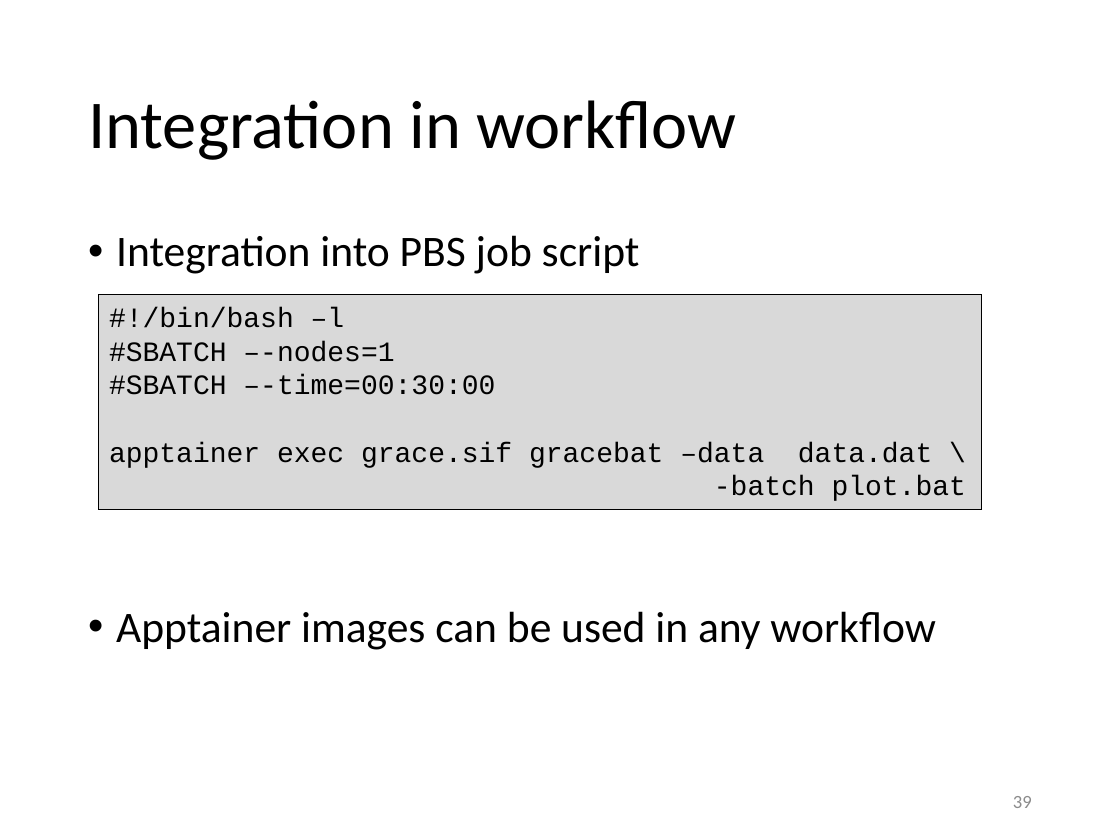
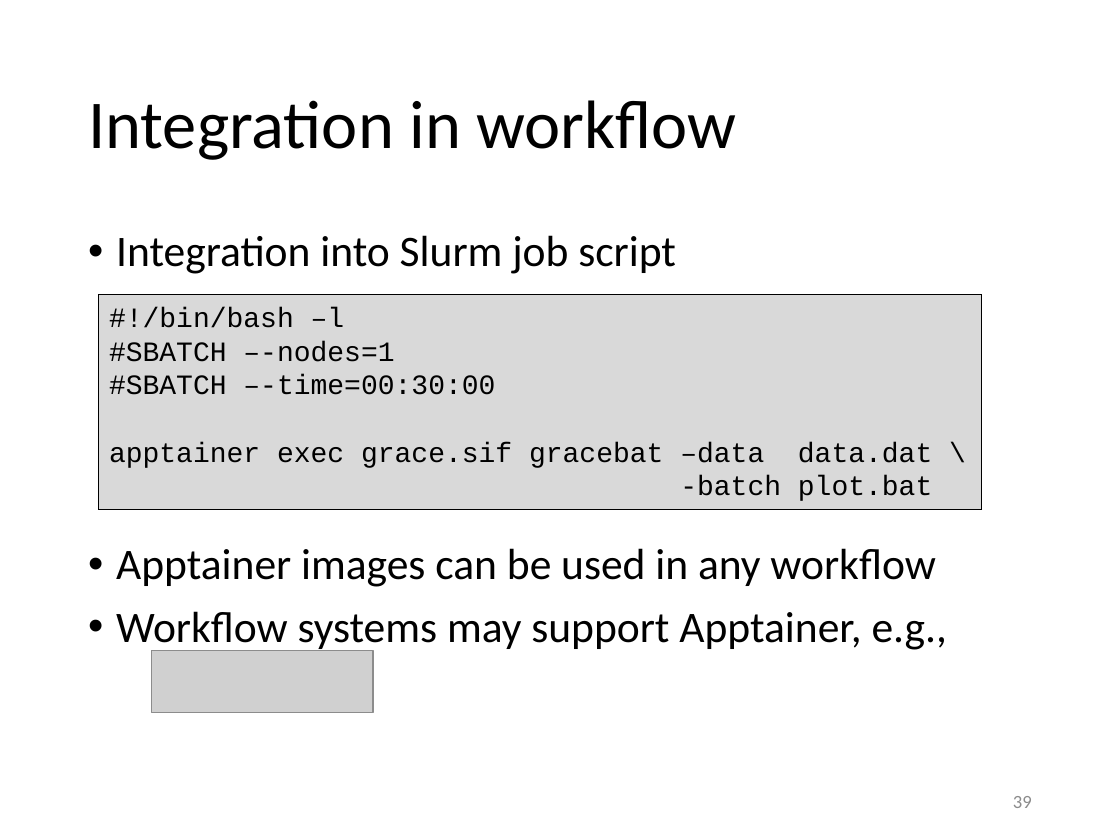
Before and after one commit to gjbex/Containers-for-HPC, a slide deck: slide 39 of containers_for_hpc.pptx. Drawn at 1120x840 pixels with LibreOffice and Linux fonts; fonts in the diff are those of the drawing; grey boxes stand for pictures. Boxes give left, top, right and bottom in pixels: in the first picture for what was removed or moved away, otherwise in the second. Text is boxed around its words. In the diff, an @@ line names an element or a change of style, - is before the commit and + after.

```diff
--- a/containers_for_hpc.pptx
+++ b/containers_for_hpc.pptx
@@ text at [116, 235, 676, 274]: text changed @@
-• Integration into PBS job script
+• Integration into Slurm job script
@@ text at [116, 611, 947, 653]: paragraph added @@
+• Workflow systems may support Apptainer, e.g.,
@@ picture added at [151, 651, 373, 712] @@
```
Also in this commit, not shown: 2 other slides changed.
